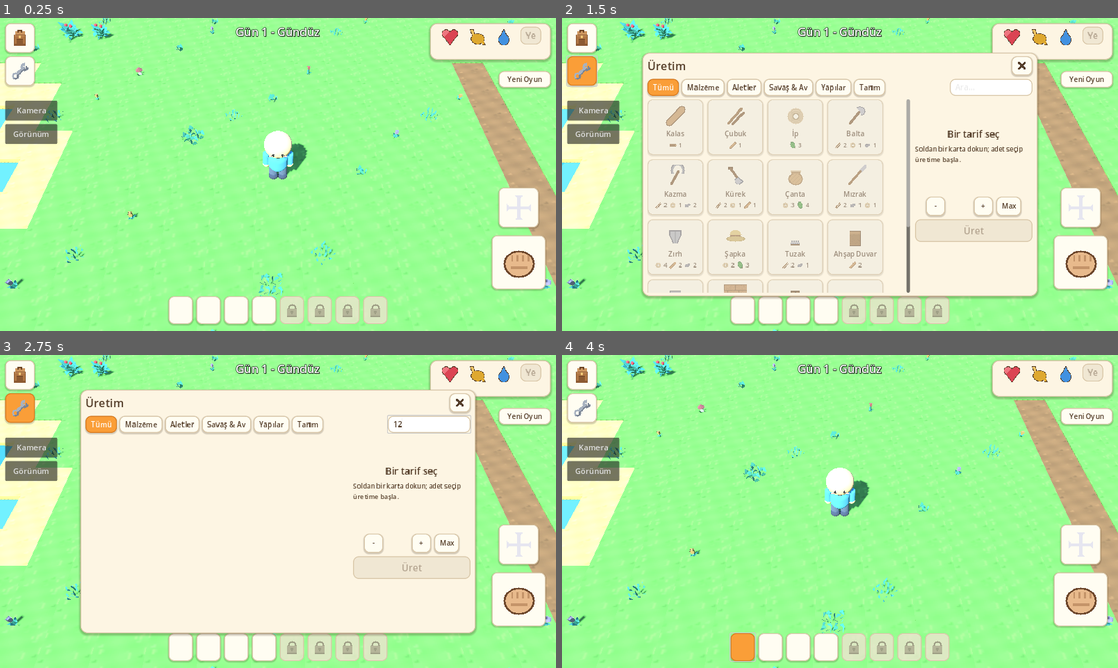
Above: before the commit, frames 1-4 (two rows, left to right).
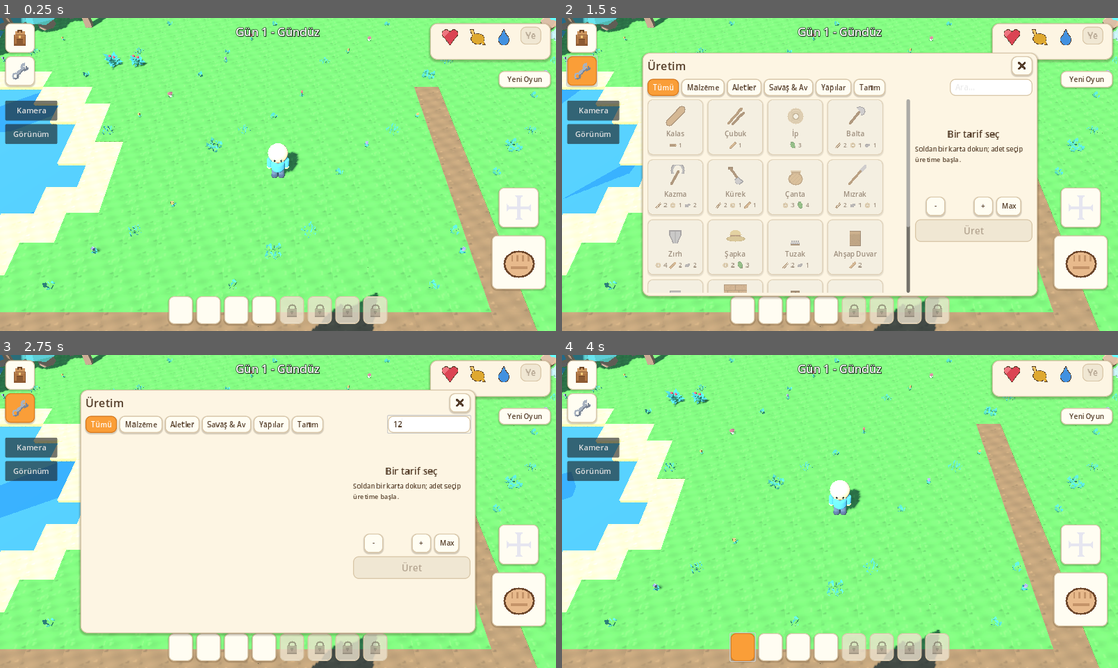
Above: after the commit, the same moments.

Repository: ozcinarece/Rable
Game: Godot game, scene res://scenes/World3D.tscn
The game is run twice, just before and just after one commit, with the same random seed, the same clock (stepped at 60 frames per second) and the same inputs.
Inputs (mouse positions are in pixels of both pictures, inside the frame that each line leads up to):
- Up to frame 1 (0.25 s): no input
- Up to frame 2 (1.5 s): click (584, 36) at 0.5 s; click (584, 71) at 1.25 s
- Up to frame 3 (2.75 s): click (428, 423) at 2.02 s; type "12" at 2.1 s
- Up to frame 4 (4 s): click "Yeni Oyun" at 2.75 s; click (739, 646) at 3.52 s

The runs differ from the first frame. In frame 1, 42% of the frame differs, in the area x 0-100%, y 0-100%; in frame 2, 22%; in frame 3, 22%; in frame 4, 42%.

Commit message:
Longvinter referansina yaklasma: genis kamera, buyuk camlar, dogal renkler
- Kamera taban mesafesi 9.2 -> 12.5 (karakter kucuk, dunya genis)
- Agaclar 3x olcek (karakterin ~3 kati boy), varsayilan orman: cam
- Cim/kum/gol/deniz renkleri referansa gore koyulastirildi
- Sac: buyuk tek kubbe + gomulu dalgalar (yumru yumru gorunum bitti)
- Yanaklar yuz yuzeyine gomuldu (disari tasma yok)
- Vitrin kamerasi oyun varsayilaninda (referans olcek karsilastirmasi)

Co-Authored-By: Claude Fable 5 <noreply@anthropic.com>
Claude-Session: https://claude.ai/code/session_01F3YZhtJZEWdj71A8VFF7cL

Diff:
--- a/scripts/custom_character.gd
+++ b/scripts/custom_character.gd
@@ -95,15 +95,16 @@
 		glint_inst.position = Vector3(side * 0.048 + 0.006, 0.112, 0.155)
 		glint_inst.material_override = _mat(Color(0.99, 0.99, 0.99))
 		_head.add_child(glint_inst)
-		# Yanak: canli pembe, kucuk, gozlerin ALTINDA (beyaz patlamasin)
+		# Yanak: yuz YUZEYINE gomulu, disari tasmaz; sadece onden
+		# hafif pembelik olarak okunur
 		var cheek := SphereMesh.new()
-		cheek.radius = 0.016
-		cheek.height = 0.02
+		cheek.radius = 0.015
+		cheek.height = 0.018
 		var cheek_inst := MeshInstance3D.new()
 		cheek_inst.mesh = cheek
-		cheek_inst.position = Vector3(side * 0.082, 0.062, 0.132)
-		cheek_inst.scale = Vector3(1.25, 1, 0.3)
-		cheek_inst.material_override = _mat(Color(0.96, 0.58, 0.55))
+		cheek_inst.position = Vector3(side * 0.072, 0.064, 0.134)
+		cheek_inst.scale = Vector3(1.2, 1, 0.22)
+		cheek_inst.material_override = _mat(Color(0.95, 0.60, 0.56))
 		_head.add_child(cheek_inst)
 	# Agiz: genis-kisa yatay cizgi = kapali gulumseme ("O" saskinligi yok)
 	var mouth := SphereMesh.new()
--- a/scripts/player3d.gd
+++ b/scripts/player3d.gd
@@ -287,47 +287,37 @@
 # lobeleri ve minik tepe tutami var - tas gorunumunu bunlar kirar.
 func _make_hair(style: String, color: Color) -> Node3D:
 	var hair := Node3D.new()
-	# Taban: kafayi saran alcak kep (tek basina degil, uzeri sekillenir)
+	# Taban: kafayi saran BUYUK yumusak kubbe - silueti tek parca,
+	# ustune eklenenler hafif dalgalar (yumru yumru gorunmez)
 	var dome := SphereMesh.new()
-	dome.radius = 0.175
-	dome.height = 0.17
+	dome.radius = 0.183
+	dome.height = 0.20
 	dome.is_hemisphere = true
-	hair.add_child(_hat_part(dome, color, Vector3(0, 0.12, -0.015)))
-	# Percemler: alinda 5 yuvarlak tutamlik kakul sirasi
-	# (gozlerin ustunde kalir; yuz acik)
+	hair.add_child(_hat_part(dome, color, Vector3(0, 0.115, -0.012)))
+	# Percemler: kubbeye GOMULU, sadece alt kenari hafif taramali
 	for i in 5:
-		var a := deg_to_rad(-52.0 + 26.0 * i)
+		var a := deg_to_rad(-50.0 + 25.0 * i)
 		var bang := SphereMesh.new()
-		bang.radius = 0.044
-		bang.height = 0.07
+		bang.radius = 0.036
+		bang.height = 0.06
 		hair.add_child(_hat_part(bang, color,
-				Vector3(sin(a) * 0.145, 0.152, cos(a) * 0.145 - 0.005)))
-	# Yan tutamlar: kulak ustlerini ortier
+				Vector3(sin(a) * 0.138, 0.142, cos(a) * 0.138 - 0.008)))
+	# Yan tutamlar: kubbeye gomulu, kulaklari yumusakca ortier
 	var side_lock := SphereMesh.new()
-	side_lock.radius = 0.06
-	side_lock.height = 0.11
-	hair.add_child(_hat_part(side_lock, color, Vector3(0.15, 0.105, 0.0)))
-	hair.add_child(_hat_part(side_lock, color, Vector3(-0.15, 0.105, 0.0)))
-	# Ense dolgusu
+	side_lock.radius = 0.052
+	side_lock.height = 0.10
+	hair.add_child(_hat_part(side_lock, color, Vector3(0.142, 0.10, -0.01)))
+	hair.add_child(_hat_part(side_lock, color, Vector3(-0.142, 0.10, -0.01)))
+	# Ense dolgusu (kubbeyle butunlesik)
 	var nape := SphereMesh.new()
-	nape.radius = 0.115
-	nape.height = 0.17
-	hair.add_child(_hat_part(nape, color, Vector3(0, 0.10, -0.095)))
-	# Tepe lobeleri: kubbenin duzlugunu kiran hacim yumrulari
-	var lobe_a := SphereMesh.new()
-	lobe_a.radius = 0.105
-	lobe_a.height = 0.15
-	hair.add_child(_hat_part(lobe_a, color, Vector3(0.065, 0.205, 0.03)))
-	var lobe_b := SphereMesh.new()
-	lobe_b.radius = 0.095
-	lobe_b.height = 0.14
-	hair.add_child(_hat_part(lobe_b, color, Vector3(-0.06, 0.21, -0.045)))
-	# Tepe tutami: hafif yatik minik ahoge
-	var tuft := CapsuleMesh.new()
-	tuft.radius = 0.022
-	tuft.height = 0.10
-	hair.add_child(_hat_part(tuft, color, Vector3(0.02, 0.285, 0.02),
-			Vector3(18, 0, -28)))
+	nape.radius = 0.11
+	nape.height = 0.16
+	hair.add_child(_hat_part(nape, color, Vector3(0, 0.095, -0.085)))
+	# Tepe dalgasi: TEK genis, iyice gomulu kabarti (dogal hacim)
+	var lobe := SphereMesh.new()
+	lobe.radius = 0.135
+	lobe.height = 0.16
+	hair.add_child(_hat_part(lobe, color, Vector3(0.025, 0.19, 0.0)))
 	match style:
 		"kut":
 			pass  # sekilli kisa kesim (taban set yeterli)
--- a/scripts/world3d.gd
+++ b/scripts/world3d.gd
@@ -19,10 +19,10 @@
 ## turler icin benekli doku CALISMA ANINDA kodla uretilir (dosya
 ## iceri aktarma boru hattina bagimlilik yok - her platformda calisir).
 const GROUND_DEFS := {
-	".": {"color": Color(0.42, 0.68, 0.31), "top": 0.0, "solid": false, "speckled": true},
+	".": {"color": Color(0.36, 0.62, 0.27), "top": 0.0, "solid": false, "speckled": true},
 	"d": {"color": Color(0.55, 0.40, 0.26), "top": -0.02, "solid": false, "speckled": true},
-	"s": {"color": Color(0.85, 0.72, 0.44), "top": -0.02, "solid": false, "speckled": true},
-	"~": {"color": Color(0.30, 0.58, 0.88), "top": -0.14, "solid": true, "water": true},
+	"s": {"color": Color(0.88, 0.76, 0.50), "top": -0.02, "solid": false, "speckled": true},
+	"~": {"color": Color(0.22, 0.50, 0.80), "top": -0.14, "solid": true, "water": true},
 	"o": {"color": Color(0.33, 0.26, 0.20), "top": -0.25, "solid": true},
 }
 
@@ -35,7 +35,7 @@
 	"m": {"drops": {"meyve": 2}, "hits": 1, "becomes": "n"},
 }
 const REGROW_SECONDS := 60.0
-const CAM_BASE_DIST := 9.2
+const CAM_BASE_DIST := 12.5  # genis bakis (Longvinter benzeri olcek)
 const SETTINGS_PATH := "user://cam3d.json"
 
 # Kenney Nature Kit modelleri (CC0). Hucreye gore deterministik secilir:
@@ -141,7 +141,7 @@
 var cam_distance: float = 1.0  # yakinlik carpani
 var cam_pitch: float = 52.0    # bakis acisi (derece)
 var character_path: String = "custom:f2c29b/4fa7d8/5b6b8c"  # varsayilan: yuvarlak
-var forest_style: String = "karisik"
+var forest_style: String = "cam"  # referans gorunum: cam ormani
 var hat_id: String = "yok"
 var face_path: String = ""
 var hair_style: String = ""
@@ -172,13 +172,11 @@
 		_setup_screenshot(OS.get_environment("RABLE_SCREENSHOT"))
 
 func _setup_screenshot(save_path: String) -> void:
-	# Vitrin: yeni tasarimlar fotografta gorunsun diye ornek gorunum
+	# Vitrin: ornek gorunum, kamera OYUN VARSAYILANINDA
+	# (referansla olcek karsilastirmasi icin)
 	player.set_character("custom:f2c29b/4fa7d8/5b6b8c")
 	player.set_hair("kut", Color(0.35, 0.22, 0.12))
 	player.set_hat("yok")
-	cam_distance = 0.58  # yakin cekim: sac/yuz detayi gorunsun
-	cam_pitch = 37.0     # alcak aci: yuz onden gorunsun
-	_apply_camera_angle()
 	var timer := get_tree().create_timer(4.0)
 	timer.timeout.connect(func():
 		var img := get_viewport().get_texture().get_image()
@@ -665,7 +663,7 @@
 	shader.code = """
 shader_type spatial;
 // Opak su: seffaflik siralama sorunlari (beyaz ucgen artiklari) olmaz
-uniform vec4 col : source_color = vec4(0.24, 0.55, 0.86, 1.0);
+uniform vec4 col : source_color = vec4(0.17, 0.44, 0.74, 1.0);
 void vertex() {
 	vec3 wp = (MODEL_MATRIX * vec4(VERTEX, 1.0)).xyz;
 	VERTEX.y += sin(TIME * 1.6 + wp.x * 0.9 + wp.z * 0.7) * 0.05
@@ -733,7 +731,7 @@
 		var model: String = models[absi(cell.x * 31 + cell.y * 57) % models.size()]
 		if not groups.has(model):
 			groups[model] = []
-		groups[model].append(Transform3D(_cell_variance(cell).scaled(Vector3(2.1, 2.1, 2.1)),
+		groups[model].append(Transform3D(_cell_variance(cell).scaled(Vector3(3.0, 3.0, 3.0)),
 				_cell_center(cell)))
 	for model in groups:
 		_keep(_make_model_multimesh(model, groups[model]))
